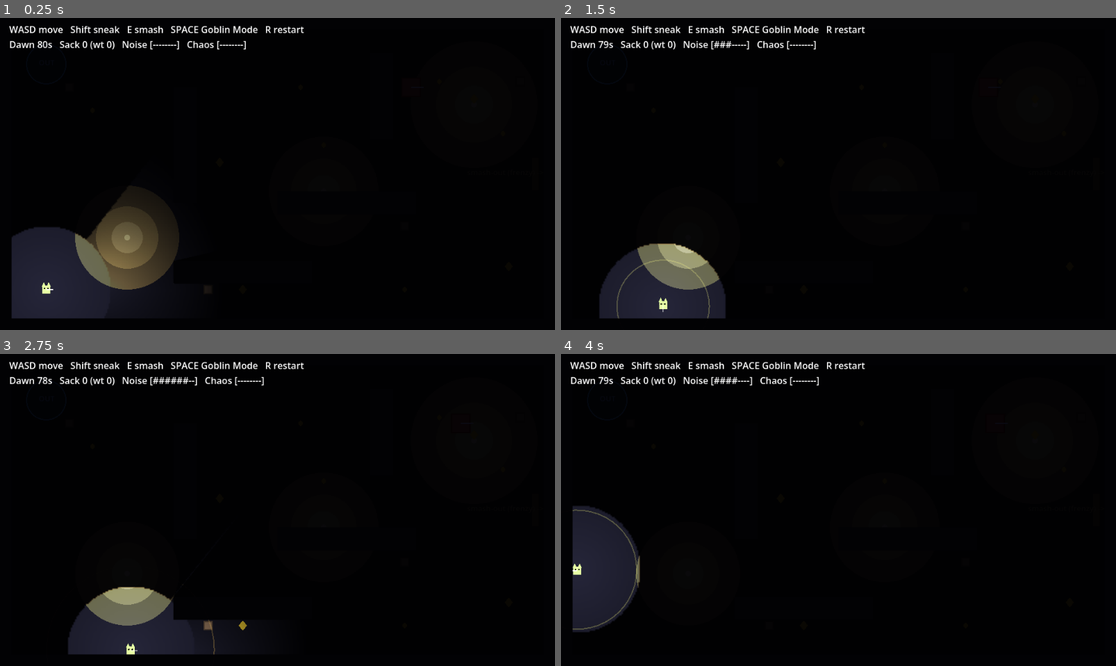
Above: before the commit, frames 1-4 (two rows, left to right).
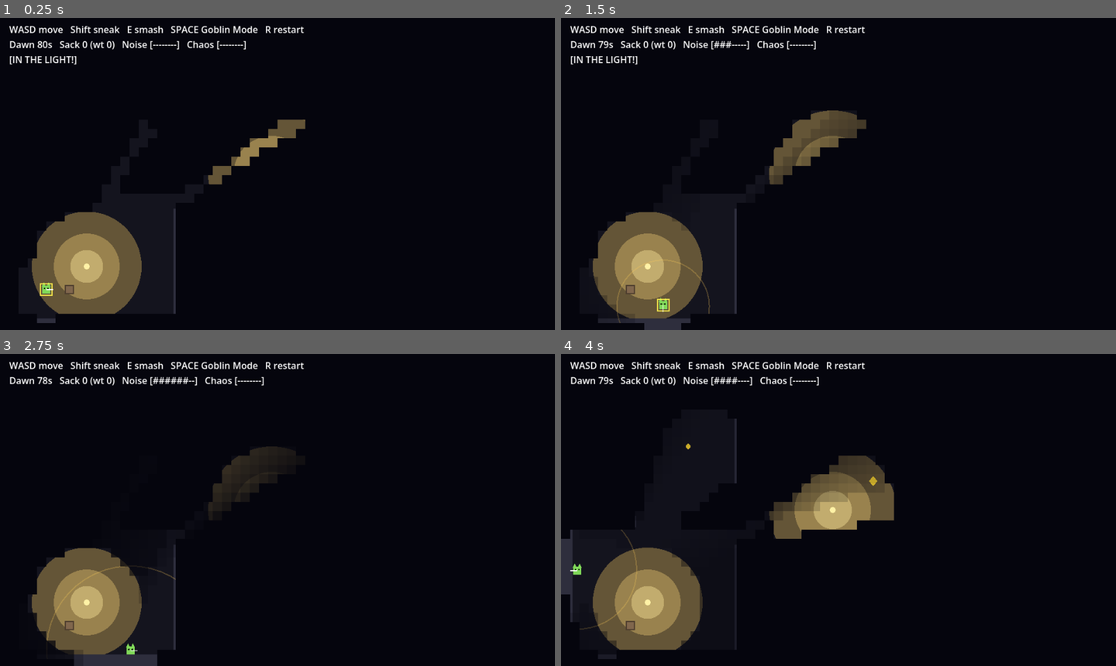
Above: after the commit, the same moments.

Repository: steverowley/goblin-mode
Game: Godot game, scene res://scenes/fun_probe.tscn
Same seed, same stepped clock (60 frames per second), same inputs: the game is played once before the commit and once after it.
Inputs:
- Up to frame 1 (0.25 s): no input
- Up to frame 2 (1.5 s): tap Enter at 0.5 s; hold D 0.53-1.28 s; tap R at 0.6 s; tap Space at 0.77 s; hold S from 1.28 s (still down); tap E at 1.35 s
- Up to frame 3 (2.75 s): tap Space at 1.52 s; release S at 2.03 s; hold D from 2.03 s (still down); hold Shift from 2.03 s (still down)
- Up to frame 4 (4 s): release D at 2.78 s; release Shift at 2.78 s; hold W 2.78-3.53 s; tap R at 2.85 s; tap Space at 3.02, 3.77 s; hold A from 3.53 s (still down); tap E at 3.6 s

The runs differ from the first frame. In frame 1, 8.9% of the frame differs, in the area x 1-56%, y 12-98%; in frame 2, 10%; in frame 3, 9.0%; in frame 4, 14%, in the area x 0-61%, y 17-98%.

Commit message:
feat: memory fog-of-war in a multi-room house (M1 slice 5)
Replace the light-based night with a memory fog: a per-cell visibility
grid (16px) the goblin reveals through a wider vision cone and through
lit rooms it has line-of-sight to; revealed areas linger then fade back
to black as the goblin 'forgets'. Shinies seen but forgotten show as a
fading '?' you can chase down. The level is now a 5-room house with
doorways — lit rooms glow, two dark rooms must be crept through by cone,
and the guard prowls the central chokepoint.

Line-of-sight fixes: a lit room stays dark until the goblin can see into
it (no lights through walls), and the guard's drawn vision cone is clipped
to walls so it matches the sight it actually has.

Removes the CanvasModulate night, the player cone PointLight2D, and the
per-wall LightOccluder2Ds. The is_lit raycast gameplay is unchanged.

Co-Authored-By: Claude Opus 4.8 (1M context) <noreply@anthropic.com>

Diff:
--- a/scripts/fun_probe.gd
+++ b/scripts/fun_probe.gd
@@ -28,7 +28,19 @@
 const GATE_POS := Vector2(926, 270)     # barred wall section — smash out in frenzy
 const GATE_R := 34.0
 
-const NIGHT_COLOR := Color(0.04, 0.04, 0.07)   # near-black night — you only see your cone
+# Memory fog-of-war grid (the goblin only "sees" its cone + lit rooms; seen
+# areas linger then fade back to black as it forgets).
+const CELL := 16
+const COLS := 60
+const ROWS := 34
+const CONE_LEN := 340.0
+const CONE_HALF := deg_to_rad(60.0)   # 120° total — wide enough to read doorways
+const NEAR_R := 54.0                  # always-clear bubble around the goblin
+const FADE := 0.42                    # per-sec memory decay (~2.4s linger to black)
+const ITEM_FADE := 0.32               # a forgotten shiny's "?" lingers a touch longer
+const SEEN_T := 0.85                  # fog alpha cutoff: cell counts as clear
+const REAL_THRESH := 0.6              # item.mem above this -> draw the real shiny
+const Q_MIN := 0.05                   # below this -> "?" gone (forgotten)
 
 var _player: GoblinScript
 var _guard: GuardScript
@@ -47,33 +59,50 @@
 var _banner: Label
 var _tint: ColorRect
 var _overlay: Node2D          # light-immune layer that keeps crit cues bright in the dark
+var _fog: Node2D              # the memory-fog draw node (on its own CanvasLayer)
+var _mem := PackedFloat32Array()   # per-cell visibility memory (0 black .. 1 clear)
 var _font: Font
 
 func _ready() -> void:
 	_font = ThemeDB.fallback_font
-	_build_fog()
+	_init_fog()
 	_build_walls()
 	_build_stuff()
 	_build_actors()
 	_build_hud()
 
-func _build_fog() -> void:
-	# Night: dim the whole world canvas so the goblin really only sees what its
-	# vision cone (and the lantern pools) light up. CanvasLayers are immune to
-	# this — that's how the HUD and the crit-cue overlay stay full-bright.
-	var night := CanvasModulate.new()
-	night.color = NIGHT_COLOR
-	add_child(night)
+func _init_fog() -> void:
+	# The memory fog lives on its own CanvasLayer above the world (so it covers
+	# the self-drawing walls/player/guard) but below the crit-cue overlay + HUD.
+	_mem.resize(COLS * ROWS)
+	_mem.fill(0.0)
+	var fog_layer := CanvasLayer.new()
+	fog_layer.layer = 1
+	fog_layer.follow_viewport_enabled = true
+	add_child(fog_layer)
+	var fog := _FogDraw.new()
+	fog.probe = self
+	fog_layer.add_child(fog)
+	_fog = fog
 
 func _build_walls() -> void:
+	# Outer shell.
 	_add_wall(Rect2(0, 0, 960, 20))
 	_add_wall(Rect2(0, 520, 960, 20))
 	_add_wall(Rect2(0, 0, 20, 540))
 	_add_wall(Rect2(940, 0, 20, 540))
-	_add_wall(Rect2(300, 120, 40, 200))
-	_add_wall(Rect2(480, 300, 240, 40))
-	_add_wall(Rect2(300, 420, 240, 40))
-	_add_wall(Rect2(640, 60, 40, 150))
+	# Left vertical spine — doorway gap y230-330 into the central room.
+	_add_wall(Rect2(300, 20, 20, 210))
+	_add_wall(Rect2(300, 330, 20, 190))
+	# Right vertical spine — doorway gap y130-210 into the central room.
+	_add_wall(Rect2(640, 20, 20, 110))
+	_add_wall(Rect2(640, 210, 20, 310))
+	# Left horizontal divider — doorway gap x130-210 between the two left rooms.
+	_add_wall(Rect2(20, 280, 110, 20))
+	_add_wall(Rect2(210, 280, 110, 20))
+	# Right horizontal divider — doorway gap x760-840 between the two right rooms.
+	_add_wall(Rect2(640, 300, 120, 20))
+	_add_wall(Rect2(840, 300, 100, 20))
 
 func _add_wall(rect: Rect2) -> void:
 	_wall_rects.append(rect)
@@ -88,40 +117,28 @@
 	body.add_child(cs)
 	add_child(body)
 
-	# Shadow caster matching this wall, so lantern + vision light can't pass
-	# through it. Parented to the level with world-space corners (the body's
-	# collision shape is offset by half its size, so we use the raw Rect2 here).
-	var occ := LightOccluder2D.new()
-	var poly := OccluderPolygon2D.new()
-	poly.cull_mode = OccluderPolygon2D.CULL_DISABLED
-	poly.polygon = PackedVector2Array([
-		rect.position, Vector2(rect.end.x, rect.position.y), rect.end, Vector2(rect.position.x, rect.end.y),
-	])
-	occ.occluder = poly
-	add_child(occ)
-
 func _build_stuff() -> void:
-	# Shinies scattered around — grab as many as you dare (big ones weigh more).
+	# Shinies, distributed through the rooms (big ones weigh more: indices 0,3,6,9).
 	var spots := [
-		Vector2(820, 140), Vector2(870, 200), Vector2(760, 110), Vector2(880, 430),
-		Vector2(520, 120), Vector2(160, 160), Vector2(420, 470), Vector2(700, 470),
-		Vector2(560, 220), Vector2(380, 250),
+		Vector2(120, 90), Vector2(220, 160),                        # R1 (top-left)
+		Vector2(420, 120), Vector2(540, 220), Vector2(470, 400),    # R3 (central)
+		Vector2(740, 90), Vector2(880, 150), Vector2(820, 250),     # R4 (top-right)
+		Vector2(760, 440), Vector2(900, 380),                       # R5 (bottom-right)
 	]
 	for i in range(spots.size()):
 		var big: bool = (i % 3 == 0)
-		_loot.append({"pos": spots[i], "value": (3 if big else 1), "weight": (3.0 if big else 1.0), "taken": false})
-	# Lit lanterns — light = danger. Smash one to make a shadow.
-	_lanterns.append({"pos": Vector2(820, 150), "radius": 110.0, "lit": true})
-	_lanterns.append({"pos": Vector2(220, 380), "radius": 90.0, "lit": true})
-	_lanterns.append({"pos": Vector2(560, 300), "radius": 95.0, "lit": true})
-	# Lanterns are NOT reveal-lights — only the goblin's cone lights the world.
-	# A lit lantern's warm danger-pool is drawn in _draw(), so you only see it
-	# when your cone sweeps across it (true fog-of-war).
+		_loot.append({"pos": spots[i], "value": (3 if big else 1), "weight": (3.0 if big else 1.0), "taken": false, "mem": 0.0})
+	# One lantern per room (3 lit / 2 dark) — lit rooms glow, dark rooms need the cone.
+	_lanterns.append({"pos": Vector2(150, 140), "radius": 100.0, "lit": false})  # R1 dark (exit room)
+	_lanterns.append({"pos": Vector2(150, 430), "radius": 95.0, "lit": true})    # R2 start room glows
+	_lanterns.append({"pos": Vector2(470, 270), "radius": 110.0, "lit": true})   # R3 bright crossing
+	_lanterns.append({"pos": Vector2(800, 110), "radius": 95.0, "lit": false})   # R4 dark trophy room
+	_lanterns.append({"pos": Vector2(800, 430), "radius": 100.0, "lit": true})   # R5 gate room glows
 	# Pots — smash for chaos (some hide a shiny).
-	_pots.append({"pos": Vector2(120, 120), "broken": false})
-	_pots.append({"pos": Vector2(700, 360), "broken": false})
-	_pots.append({"pos": Vector2(900, 110), "broken": false})
-	_pots.append({"pos": Vector2(360, 470), "broken": false})
+	_pots.append({"pos": Vector2(120, 470), "broken": false})   # R2
+	_pots.append({"pos": Vector2(560, 470), "broken": false})   # R3
+	_pots.append({"pos": Vector2(900, 90), "broken": false})    # R4
+	_pots.append({"pos": Vector2(720, 470), "broken": false})   # R5
 
 func _build_actors() -> void:
 	_player = GoblinScript.new()
@@ -130,8 +147,10 @@
 
 	_guard = GuardScript.new()
 	add_child(_guard)
+	# Guard loops the central room (R3) — the chokepoint the goblin must cross.
+	# (Waypoints stay inside one room: the guard has no doorway pathfinding yet.)
 	_guard.setup(PackedVector2Array([
-		Vector2(700, 120), Vector2(880, 120), Vector2(880, 320), Vector2(640, 320),
+		Vector2(400, 100), Vector2(560, 100), Vector2(560, 460), Vector2(400, 460),
 	]), _player)
 	_guard.caught_player.connect(_on_caught)
 	_guard.spotted.connect(_on_spotted)
@@ -142,7 +161,7 @@
 	# Crit-cue overlay on its own CanvasLayer (immune to the night CanvasModulate),
 	# so guard markers, floaters, and the dawn vignette stay readable in the dark.
 	var overlay_layer := CanvasLayer.new()
-	overlay_layer.layer = 1
+	overlay_layer.layer = 2
 	overlay_layer.follow_viewport_enabled = true   # stay aligned if a camera is added later
 	add_child(overlay_layer)
 	var ov := _OverlayDraw.new()
@@ -151,7 +170,7 @@
 	_overlay = ov
 
 	var layer := CanvasLayer.new()
-	layer.layer = 2
+	layer.layer = 3
 	add_child(layer)
 
 	_tint = ColorRect.new()
@@ -180,6 +199,9 @@
 	# Lit by any still-burning lantern with a CLEAR line to the goblin — duck
 	# behind a wall and that light no longer reaches you (you're in shadow, hidden).
 	_player.is_lit = _lit_by_any()
+
+	# Update the memory fog (what the goblin currently sees / is forgetting).
+	_update_fog(delta)
 
 	# Auto-grab loot on touch (goblins hoover up everything).
 	for item in _loot:
@@ -221,6 +243,8 @@
 	queue_redraw()
 	if _overlay != null:
 		_overlay.queue_redraw()
+	if _fog != null:
+		_fog.queue_redraw()
 
 func _input(event: InputEvent) -> void:
 	if not (event is InputEventKey and event.pressed):
@@ -259,6 +283,68 @@
 	var space := get_world_2d().direct_space_state
 	var query := PhysicsRayQueryParameters2D.create(from, to, 0b01)
 	return space.intersect_ray(query).is_empty()
+
+# --- Memory fog -----------------------------------------------------------
+
+func _cell_idx(col: int, row: int) -> int:
+	return row * COLS + col
+
+func _cell_center(col: int, row: int) -> Vector2:
+	return Vector2(col * CELL + CELL / 2, row * CELL + CELL / 2)
+
+func _reveal_box(center: Vector2, reach: float) -> Rect2i:
+	var c0 := maxi(0, int((center.x - reach) / CELL))
+	var c1 := mini(COLS - 1, int((center.x + reach) / CELL))
+	var r0 := maxi(0, int((center.y - reach) / CELL))
+	var r1 := mini(ROWS - 1, int((center.y + reach) / CELL))
+	return Rect2i(c0, r0, c1 - c0, r1 - r0)
+
+## Each frame: fade all memory toward black, then re-reveal cells the goblin can
+## currently see (its cone, with line-of-sight) and cells a burning lantern lights
+## (so lit rooms glow). Finally update each shiny's remembered-ness.
+func _update_fog(delta: float) -> void:
+	for i in range(_mem.size()):
+		_mem[i] = maxf(_mem[i] - FADE * delta, 0.0)
+
+	# (a) The goblin's vision cone.
+	var gp := _player.global_position
+	var f := _player.facing
+	var cb := _reveal_box(gp, CONE_LEN)
+	for row in range(cb.position.y, cb.position.y + cb.size.y + 1):
+		for col in range(cb.position.x, cb.position.x + cb.size.x + 1):
+			var c := _cell_center(col, row)
+			var v := c - gp
+			var d := v.length()
+			if d <= NEAR_R:
+				_mem[_cell_idx(col, row)] = 1.0
+			elif d <= CONE_LEN and absf(f.angle_to(v)) <= CONE_HALF and _clear(gp, c):
+				_mem[_cell_idx(col, row)] = 1.0
+
+	# (b) Lit lanterns light up their room (re-revealed every frame while lit).
+	for L in _lanterns:
+		if not L.lit:
+			continue
+		var lb := _reveal_box(L.pos, L.radius)
+		for row in range(lb.position.y, lb.position.y + lb.size.y + 1):
+			for col in range(lb.position.x, lb.position.x + lb.size.x + 1):
+				var idx := _cell_idx(col, row)
+				if _mem[idx] >= 1.0:
+					continue
+				var c := _cell_center(col, row)
+				# Lit only where the lantern reaches it AND the goblin can see it —
+				# so a lit room behind a wall stays dark until you can see into it.
+				if c.distance_to(L.pos) <= L.radius and _clear(L.pos, c) and _clear(gp, c):
+					_mem[idx] = 1.0
+
+	# (c) Per-shiny memory from the cell it sits in (no extra raycasts).
+	for item in _loot:
+		if item.taken:
+			continue
+		var ci := _cell_idx(clampi(int(item.pos.x) / CELL, 0, COLS - 1), clampi(int(item.pos.y) / CELL, 0, ROWS - 1))
+		if _mem[ci] >= 1.0:
+			item.mem = 1.0
+		else:
+			item.mem = maxf(0.0, item.mem - ITEM_FADE * delta)
 
 func _smash_near(pos: Vector2, radius: float, all_in_range: bool) -> void:
 	for L in _lanterns:
@@ -377,9 +463,10 @@
 		if not p.broken:
 			draw_rect(Rect2(p.pos.x - 7, p.pos.y - 7, 14, 14), Color(0.5, 0.4, 0.3))
 			draw_rect(Rect2(p.pos.x - 7, p.pos.y - 7, 14, 14), Color(0.3, 0.24, 0.18), false, 1.5)
-	# Loot (shinies still on the floor).
+	# Loot — only the real diamond when it's currently seen / freshly remembered;
+	# once forgotten it becomes a "?" on the overlay instead (see _draw_overlay).
 	for item in _loot:
-		if not item.taken:
+		if not item.taken and item.get("mem", 0.0) >= REAL_THRESH:
 			var s: float = 9.0 if item.value >= 3 else 6.0
 			var p: Vector2 = item.pos
 			draw_colored_polygon(PackedVector2Array([
@@ -413,6 +500,16 @@
 	if _state == "play" and _time_left < DAWN_RAMP:
 		var t: float = clampf(1.0 - _time_left / DAWN_RAMP, 0.0, 1.0)
 		cv.draw_rect(Rect2(0, 0, 960, 540), Color(0.95, 0.2, 0.1, 0.7 * t), false, 6.0 + 22.0 * t)
+	# Forgotten shinies — a fading "?" where the goblin remembers seeing loot.
+	for item in _loot:
+		if item.taken:
+			continue
+		var im: float = item.get("mem", 0.0)
+		if im > Q_MIN and im < REAL_THRESH:
+			var qa: float = clampf(im / REAL_THRESH, 0.0, 1.0) * 0.9
+			cv.draw_arc(item.pos, 6.0, 0.0, TAU, 12, Color(0.9, 0.8, 0.4, qa * 0.7), 1.5)
+			_label_on(cv, item.pos + Vector2(-4, 5), "?", Color(0.9, 0.8, 0.4, qa))
+
 	# Floating "heh heh / SMASH / OI!" text.
 	for f in _floaters:
 		var a: float = clampf(f.life / f.max, 0.0, 1.0)
@@ -422,3 +519,21 @@
 func _label_on(cv: CanvasItem, pos: Vector2, text: String, color: Color) -> void:
 	if _font != null:
 		cv.draw_string(_font, pos, text, HORIZONTAL_ALIGNMENT_LEFT, -1, 13, color)
+
+## The memory fog: a near-black rect over every cell, alpha = how forgotten it is.
+class _FogDraw extends Node2D:
+	var probe
+	func _draw() -> void:
+		if probe != null:
+			probe._draw_fog(self)
+
+func _draw_fog(cv: CanvasItem) -> void:
+	for row in range(ROWS):
+		for col in range(COLS):
+			var m := _mem[_cell_idx(col, row)]
+			if m >= SEEN_T:
+				continue                              # clear — skip (free)
+			var a := 1.0 - m
+			if a <= 0.02:
+				continue
+			cv.draw_rect(Rect2(col * CELL, row * CELL, CELL, CELL), Color(0.02, 0.02, 0.05, a))
--- a/scripts/guard.gd
+++ b/scripts/guard.gd
@@ -57,6 +57,7 @@
 var _search_t := 0.0
 var _investigate_t := 0.0
 var _caught := false
+var _cone_pts := PackedVector2Array()   # the drawn vision cone, clipped to walls
 
 signal caught_player
 signal spotted          # emitted the instant it freshly spots you (for an "OI!")
@@ -93,6 +94,9 @@
 	if not _caught and state == State.CHASE and _player != null and global_position.distance_to(_player.global_position) < CATCH_DIST:
 		_caught = true
 		caught_player.emit()
+
+	if state != State.CHASE:
+		_compute_cone()
 	queue_redraw()
 
 # --- SENSES ---------------------------------------------------------------
@@ -132,6 +136,26 @@
 	var space := get_world_2d().direct_space_state
 	var query := PhysicsRayQueryParameters2D.create(global_position, point, 0b01)
 	return space.intersect_ray(query).is_empty()
+
+## Build the drawn cone as a fan of rays that STOP at the first wall, so the
+## visible cone matches the line-of-sight the guard actually has.
+func _compute_cone() -> void:
+	_cone_pts = PackedVector2Array()
+	_cone_pts.append(Vector2.ZERO)
+	var lit := _player != null and _player.is_lit
+	var view := view_dist_lit if lit else view_dist
+	var space := get_world_2d().direct_space_state
+	var steps := 18
+	var a0 := facing.angle() - half_fov
+	for i in range(steps + 1):
+		var a := a0 + (2.0 * half_fov) * (float(i) / float(steps))
+		var d := Vector2(cos(a), sin(a))
+		var q := PhysicsRayQueryParameters2D.create(global_position, global_position + d * view, 0b01)
+		var hit := space.intersect_ray(q)
+		if hit.is_empty():
+			_cone_pts.append(d * view)
+		else:
+			_cone_pts.append(hit.position - global_position)
 
 # --- BRAIN ----------------------------------------------------------------
 
@@ -232,21 +256,14 @@
 # --- DRAW -----------------------------------------------------------------
 
 func _draw() -> void:
-	# Vision cone — hidden during a chase; longer when the player is lit.
-	if state != State.CHASE:
+	# Vision cone — hidden during a chase; clipped to walls (built in _compute_cone)
+	# so it never pokes through them and matches the guard's real line-of-sight.
+	if state != State.CHASE and _cone_pts.size() >= 3:
 		var lit := _player != null and _player.is_lit
 		var cone_col := Color(1, 0.85, 0.4, 0.16) if lit else Color(1, 1, 0.25, 0.06)
 		if suspicion > 0.02:
 			cone_col = Color(1, 0.55, 0.1, 0.13)
-		var view := view_dist_lit if lit else view_dist
-		var pts := PackedVector2Array()
-		pts.append(Vector2.ZERO)
-		var steps := 18
-		var a0 := facing.angle() - half_fov
-		for i in range(steps + 1):
-			var a := a0 + (2.0 * half_fov) * (float(i) / float(steps))
-			pts.append(Vector2(cos(a), sin(a)) * view)
-		draw_colored_polygon(pts, cone_col)
+		draw_colored_polygon(_cone_pts, cone_col)
 
 	# Big tall-folk body (deliberately larger than the goblin).
 	draw_rect(Rect2(-16, -16, 32, 32), Color(0.8, 0.3, 0.3))
--- a/scripts/player.gd
+++ b/scripts/player.gd
@@ -29,7 +29,6 @@
 var facing := Vector2.RIGHT
 var _wiggle := 0.0               # waddle animation phase
 var _step_t := 0.0               # countdown to the next footstep noise
-var _vision: PointLight2D        # the goblin's facing vision cone (purely visual)
 
 func _ready() -> void:
 	collision_layer = 0b10
@@ -40,41 +39,6 @@
 	rect.size = Vector2(16, 16)
 	cs.shape = rect
 	add_child(cs)
-
-	# Vision: a facing cone of light (+ a small near-circle right around the
-	# goblin). shadow_enabled lets the wall occluders block it, so you can't see
-	# through walls. PURELY VISUAL — it never feeds the guard's detection.
-	_vision = PointLight2D.new()
-	_vision.texture = _make_cone_texture()
-	_vision.texture_scale = 2.4          # cone reach ~300 px
-	_vision.energy = 1.8
-	_vision.shadow_enabled = true
-	_vision.shadow_filter = Light2D.SHADOW_FILTER_NONE
-	add_child(_vision)
-
-func _make_cone_texture() -> ImageTexture:
-	var sz := 256
-	var c := sz / 2.0
-	var img := Image.create(sz, sz, false, Image.FORMAT_RGBA8)
-	var half_fov := deg_to_rad(52.0)
-	var near_r := 46.0
-	var cone_r := float(c)
-	for y in range(sz):
-		for x in range(sz):
-			var dx := float(x) - c
-			var dy := float(y) - c
-			var dist := sqrt(dx * dx + dy * dy)
-			var a := 0.0
-			if dist < near_r:
-				a = 1.0 - (dist / near_r) * 0.25
-			elif dist < cone_r:
-				var ang := atan2(dy, dx)          # 0 == +X (the facing direction)
-				if absf(ang) <= half_fov:
-					var edge := 1.0 - (absf(ang) / half_fov)
-					var falloff := 1.0 - (dist / cone_r)
-					a = clampf(falloff * (0.45 + 0.55 * edge), 0.0, 1.0)
-			img.set_pixel(x, y, Color(1, 1, 1, a))
-	return ImageTexture.create_from_image(img)
 
 func _physics_process(delta: float) -> void:
 	var dir := Vector2.ZERO
@@ -135,10 +99,6 @@
 	else:
 		_step_t = 0.0            # standing still — next step fires the moment you move
 
-	# Point the vision cone where we're facing.
-	if _vision != null:
-		_vision.rotation = facing.angle()
-
 	queue_redraw()
 
 func noise_radius() -> float:
